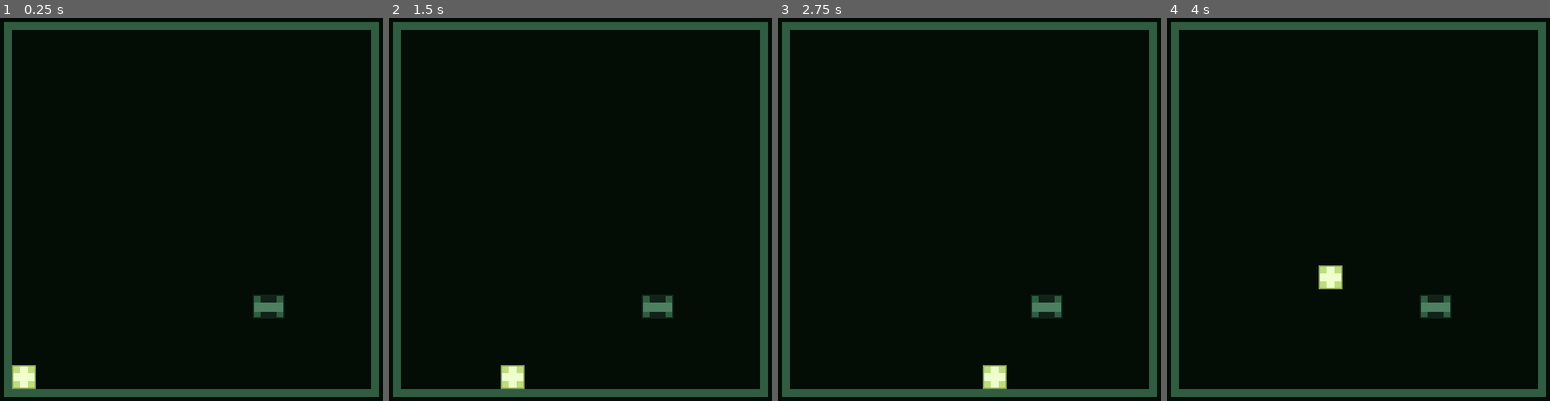
Above: before the commit, frames 1-4 (left to right).
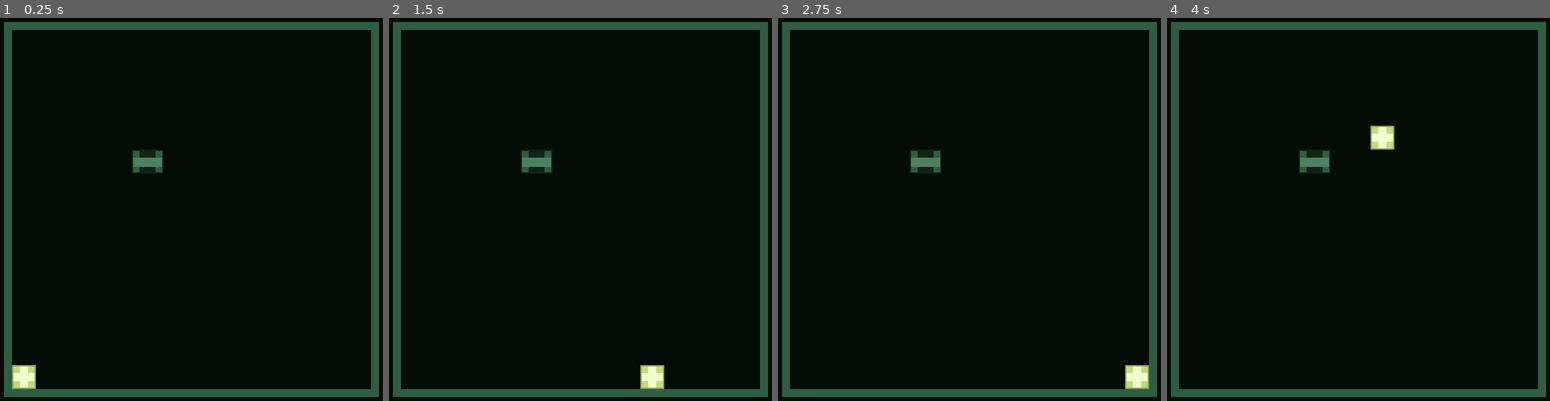
Above: after the commit, the same moments.

Repository: pangeon/Pixel-Mania
Game: Godot game, scene res://scenes/game.tscn
Same seed, same stepped clock (60 frames per second), same inputs: the game is played once before the commit and once after it.
Inputs:
- Up to frame 1 (0.25 s): no input
- Up to frame 2 (1.5 s): tap Enter at 0.5 s; hold Right (move_right) 0.53-1.28 s; hold Down (move_down) from 1.28 s (still down)
- Up to frame 3 (2.75 s): tap Space at 2 s; release Down (move_down) at 2.03 s; hold Right (move_right) from 2.03 s (still down)
- Up to frame 4 (4 s): release Right (move_right) at 2.78 s; hold Up (move_up) 2.78-3.53 s; hold Left (move_left) from 3.53 s (still down)

The runs differ from the first frame. In frame 1, 0.6% of the frame differs, in the area x 34-74%, y 34-79%; in frame 2, 1.4%, in the area x 29-74%, y 34-97%; in frame 3, 1.4%; in frame 4, 1.4%.

Commit message:
add push chest

Diff:
--- a/project.godot
+++ b/project.godot
@@ -56,6 +56,7 @@
 
 2d_physics/layer_1="player"
 2d_physics/layer_2="chests"
+2d_physics/layer_3="walls"
 
 [physics]
 
--- a/scenes/chest.tscn
+++ b/scenes/chest.tscn
@@ -4,12 +4,11 @@
 [ext_resource type="Script" path="res://scripts/chest.gd" id="1_x4j1e"]
 
 [sub_resource type="RectangleShape2D" id="RectangleShape2D_ih3xp"]
-size = Vector2(26, 20)
+size = Vector2(24, 18)
 
-[node name="Chest" type="Area2D"]
+[node name="Chest" type="RigidBody2D"]
 collision_layer = 2
-gravity_point_center = Vector2(1, 1)
-gravity_direction = Vector2(1, 1)
+collision_mask = 7
 script = ExtResource("1_x4j1e")
 
 [node name="Sprite2D" type="Sprite2D" parent="."]
@@ -20,6 +19,3 @@
 [node name="CollisionShape2D" type="CollisionShape2D" parent="."]
 position = Vector2(12, 9)
 shape = SubResource("RectangleShape2D_ih3xp")
-
-[connection signal="area_entered" from="." to="." method="_on_area_entered"]
-[connection signal="area_exited" from="." to="." method="_on_area_exited"]
--- a/scenes/game.tscn
+++ b/scenes/game.tscn
@@ -1,11 +1,21 @@
-[gd_scene load_steps=7 format=3 uid="uid://dbi45lpog5ros"]
+[gd_scene load_steps=9 format=3 uid="uid://dbi45lpog5ros"]
 
 [ext_resource type="Script" path="res://scripts/background.gd" id="1_5kbue"]
 [ext_resource type="Script" path="res://scripts/game.gd" id="1_n4xvt"]
 [ext_resource type="PackedScene" uid="uid://dn8r6m21c5an" path="res://scenes/player.tscn" id="2_7b6k8"]
 [ext_resource type="PackedScene" uid="uid://kg54s01ginlu" path="res://scenes/chest.tscn" id="3_rqovp"]
-[ext_resource type="Texture2D" uid="uid://1237v51m04c2" path="res://arts/art_border_game_measure_opacity_70.png" id="3_uopgm"]
-[ext_resource type="Texture2D" uid="uid://ctsnpoc7ap85" path="res://arts/grid_color.png" id="4_wb8cq"]
+
+[sub_resource type="RectangleShape2D" id="RectangleShape2D_kseiu"]
+size = Vector2(282, 6)
+
+[sub_resource type="RectangleShape2D" id="RectangleShape2D_flt1s"]
+size = Vector2(6, 270)
+
+[sub_resource type="RectangleShape2D" id="RectangleShape2D_ilcjv"]
+size = Vector2(6, 270)
+
+[sub_resource type="RectangleShape2D" id="RectangleShape2D_pqdyo"]
+size = Vector2(282, 6)
 
 [node name="Game" type="Node"]
 script = ExtResource("1_n4xvt")
@@ -15,27 +25,28 @@
 [node name="Background" type="Node2D" parent="."]
 script = ExtResource("1_5kbue")
 
-[node name="Player" parent="Background" instance=ExtResource("2_7b6k8")]
+[node name="Player" parent="." instance=ExtResource("2_7b6k8")]
 position = Vector2(-18, -18)
 
-[node name="Map" type="Node2D" parent="."]
+[node name="Chest" parent="." instance=ExtResource("3_rqovp")]
+position = Vector2(141, 141)
 
-[node name="Chest" parent="Map" instance=ExtResource("3_rqovp")]
-position = Vector2(232, 250)
+[node name="GameBorders" type="StaticBody2D" parent="."]
+collision_layer = 4
+collision_mask = 3
 
-[node name="Help" type="Node2D" parent="."]
-visible = false
-position = Vector2(-18, -18)
+[node name="Top" type="CollisionShape2D" parent="GameBorders"]
+position = Vector2(186, 48)
+shape = SubResource("RectangleShape2D_kseiu")
 
-[node name="HelpShape" type="Sprite2D" parent="Help"]
-texture_filter = 1
-position = Vector2(204, 204)
-texture = ExtResource("3_uopgm")
+[node name="Left" type="CollisionShape2D" parent="GameBorders"]
+position = Vector2(48, 186)
+shape = SubResource("RectangleShape2D_flt1s")
 
-[node name="GridColor" type="Sprite2D" parent="Help"]
-texture_filter = 1
-position = Vector2(204, 204)
-texture = ExtResource("4_wb8cq")
+[node name="Right" type="CollisionShape2D" parent="GameBorders"]
+position = Vector2(324, 186)
+shape = SubResource("RectangleShape2D_ilcjv")
 
-[connection signal="exited_by_player" from="Map/Chest" to="." method="_on_chest_exited_by_player"]
-[connection signal="push_by_player" from="Map/Chest" to="." method="_on_chest_push_by_player"]
+[node name="Bottom" type="CollisionShape2D" parent="GameBorders"]
+position = Vector2(186, 324)
+shape = SubResource("RectangleShape2D_pqdyo")
--- a/scenes/player.tscn
+++ b/scenes/player.tscn
@@ -15,10 +15,10 @@
 }]
 
 [sub_resource type="RectangleShape2D" id="RectangleShape2D_51lt4"]
-size = Vector2(0.124265, 0.081015)
+size = Vector2(0.111838, 0.0729135)
 
-[node name="Player" type="Area2D"]
-collision_mask = 2
+[node name="Player" type="CharacterBody2D"]
+collision_mask = 6
 script = ExtResource("1_c2gyx")
 
 [node name="Sprite2D" type="AnimatedSprite2D" parent="."]
--- a/scripts/background.gd
+++ b/scripts/background.gd
@@ -17,7 +17,3 @@
 
 func _process(_delta) -> void:
 	queue_redraw()
-
-
-func _on_chest_push_by_player():
-	print("Player touch chest")
--- a/scripts/chest.gd
+++ b/scripts/chest.gd
@@ -1,20 +1,16 @@
-extends Area2D
+extends RigidBody2D
 
 class_name Chest
 
-signal push_by_player
-signal exited_by_player
+@export var max_speed: float = 0
+@export var gravity: float = 0
 
-func _ready():
-	pass
+func _ready() -> void:
+	set_gravity_scale(gravity)
+	set_contact_monitor(true)
+	set_lock_rotation_enabled(true)
 
-func _process(_delta):
-	pass
-
-func _on_area_entered(area: Area2D) -> void:
-	if area is Player:
-		push_by_player.emit()
-
-func _on_area_exited(area):
-	if area is Player:
-		exited_by_player.emit()
+func _physics_process(_delta) -> void:
+	var current_velocity: float = linear_velocity.length()
+	if current_velocity > max_speed:
+		linear_velocity = linear_velocity.normalized() * max_speed
--- a/scripts/game.gd
+++ b/scripts/game.gd
@@ -1,27 +1,7 @@
 extends Node
-
-@onready var chest: Area2D = $Map/Chest
-@onready var player: Area2D = $Background/Player
 
 func _ready():
 	pass
 
-func _process(delta):
-	chest.position = chest.position.clamp(
-		Vector2(Globals.GAME_AREA_X+3, Globals.GAME_AREA_X+3),
-		Vector2(Globals.GAME_AREA_Y-9, Globals.GAME_AREA_Y-3)
-	)
-
-func _on_chest_push_by_player() -> void:
-	player.stop_player()
-	if Input.is_action_pressed("move_right"):
-		chest.position.x += 4
-	if Input.is_action_pressed("move_left"):
-		chest.position.x -= 4
-	if Input.is_action_pressed("move_down"):
-		chest.position.y += 4
-	if Input.is_action_pressed("move_up"):
-		chest.position.y -= 4
-
-func _on_chest_exited_by_player() -> void:
-	player.start_player()
+func _process(_delta):
+	pass
--- a/scripts/player.gd
+++ b/scripts/player.gd
@@ -1,45 +1,31 @@
-extends Area2D
+extends CharacterBody2D
 
 class_name Player
 
-var concact_to_chest = false
+@export var speed: float = 4
+@export var push_force: float = 15000
 
 func _ready() -> void:
 	position = Globals.PLAYER_START # (51, 303)
 
-func _process(delta) -> void:
-	var velocity = Vector2.ZERO
-	const border_size: float = Globals.LINE_WIDTH/2 # 6/2 = 3
+func _physics_process(_delta) -> void:
+	velocity = Vector2.ZERO
+	if Input.is_action_pressed("move_right"):
+		velocity.x += speed
+	if Input.is_action_pressed("move_left"):
+		velocity.x -= speed
+	if Input.is_action_pressed("move_down"):
+		velocity.y += speed
+	if Input.is_action_pressed("move_up"):
+		velocity.y -= speed
 
-	if Input.is_action_pressed("move_right"):
-#		print_player_position()
-		velocity.x += 1
-	if Input.is_action_pressed("move_left"):
-#		print_player_position()
-		velocity.x -= 1
-	if Input.is_action_pressed("move_down"):
-#		print_player_position()
-		velocity.y += 1
-	if Input.is_action_pressed("move_up"):
-		#print_player_position()
-		velocity.y -= 1
+	var collision: KinematicCollision2D = move_and_collide(velocity)
 
-	if concact_to_chest == false:
-		position += velocity * delta * Globals.PLAYER_SPEED
-	else:
-		position += velocity * delta * 0
-
-	# block player movement apart from board
-	position = position.clamp(
-		Vector2(Globals.GAME_AREA_X+border_size, Globals.GAME_AREA_X+border_size), # (51, 51)
-		Vector2(Globals.GAME_AREA_Y-border_size, Globals.GAME_AREA_Y-border_size)  # (303, 303)
-	)
+	if collision:
+		var direction: Vector2 = collision.get_normal()
+		var collider: Object = collision.get_collider()
+		if collider is RigidBody2D:
+			collider.apply_force(-direction * push_force)
 
 func print_player_position() -> void:
 	print("x=", int(position.x), " | y=", int(position.y))
-
-func stop_player() -> void:
-	concact_to_chest = true
-
-func start_player() -> void:
-	concact_to_chest = false
